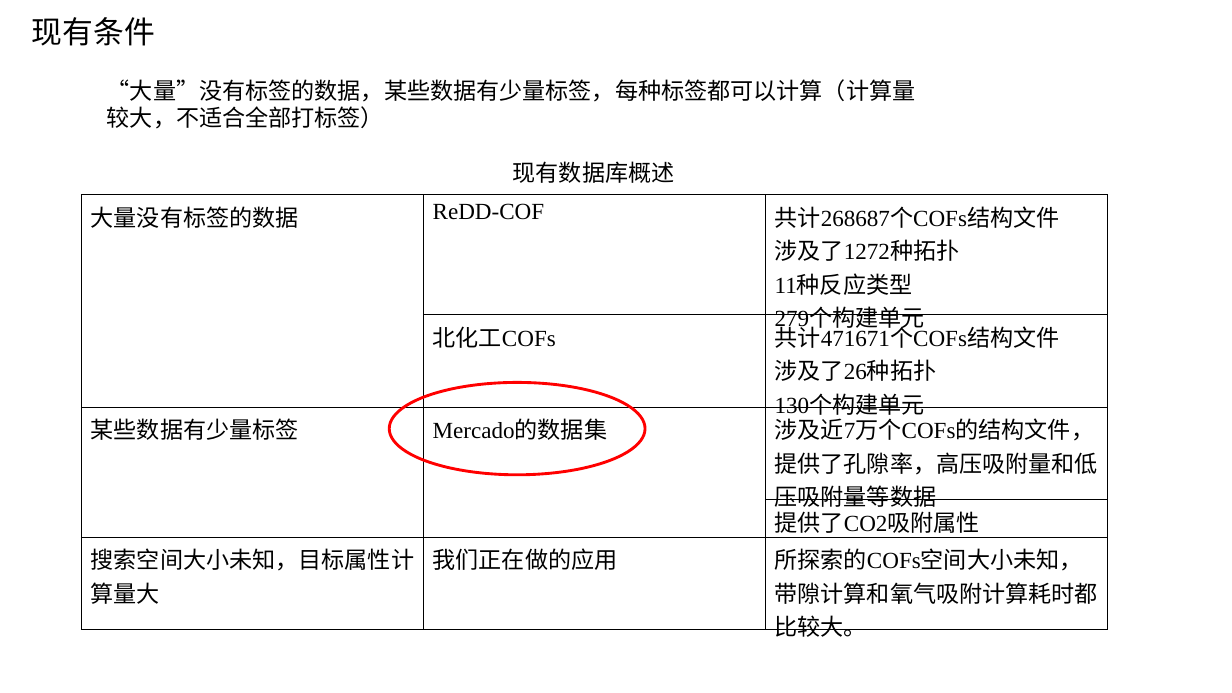
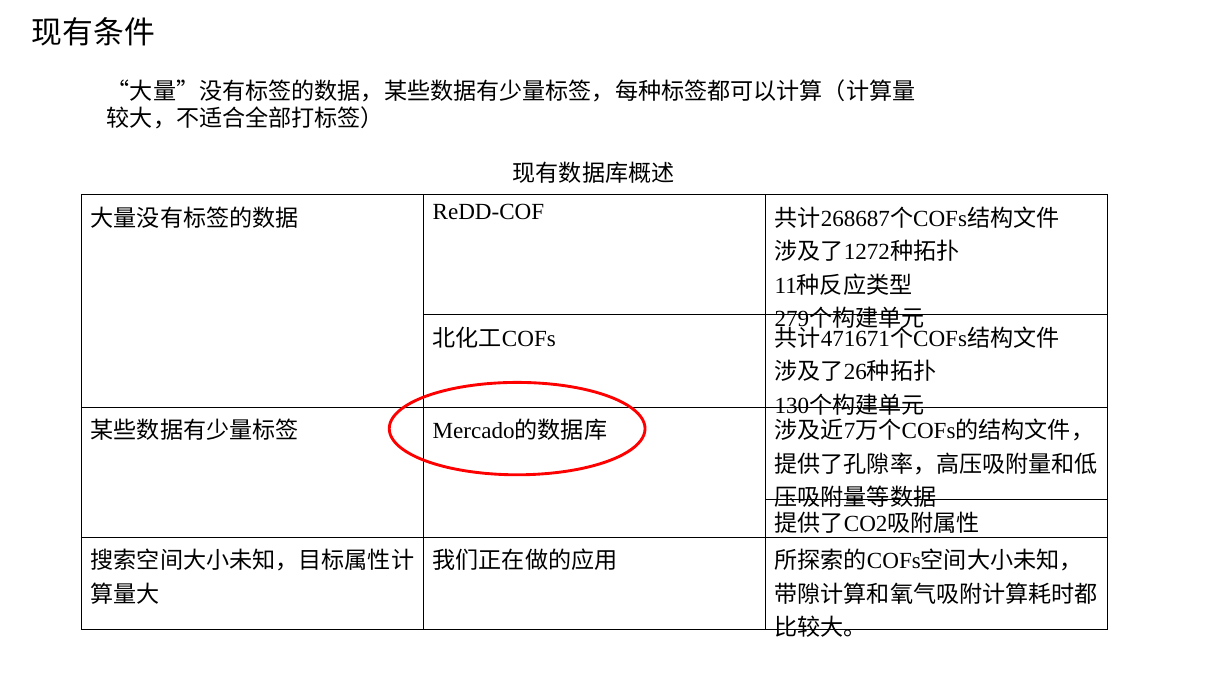
Before and after one commit to TheBestOrNothing-gwh/weekly, a slide deck: slide 11 of COFs属性预测.pptx. Drawn at 1232x693 pixels with LibreOffice and Linux fonts; fonts in the diff are those of the drawing. Boxes give left, top, right and bottom in pixels: in the first picture for what was removed or moved away, otherwise in the second. Text is boxed around its words. In the diff, an @@ line names an element or a change of style, - is before the commit and + after.

```diff
--- a/COFs属性预测.pptx
+++ b/COFs属性预测.pptx
@@ table at (81,195,1107,641) @@
-row 3, column 2: Mercado的数据集
+row 3, column 2: Mercado的数据库
```
Also in this commit, not shown: 1 other slide changed.
